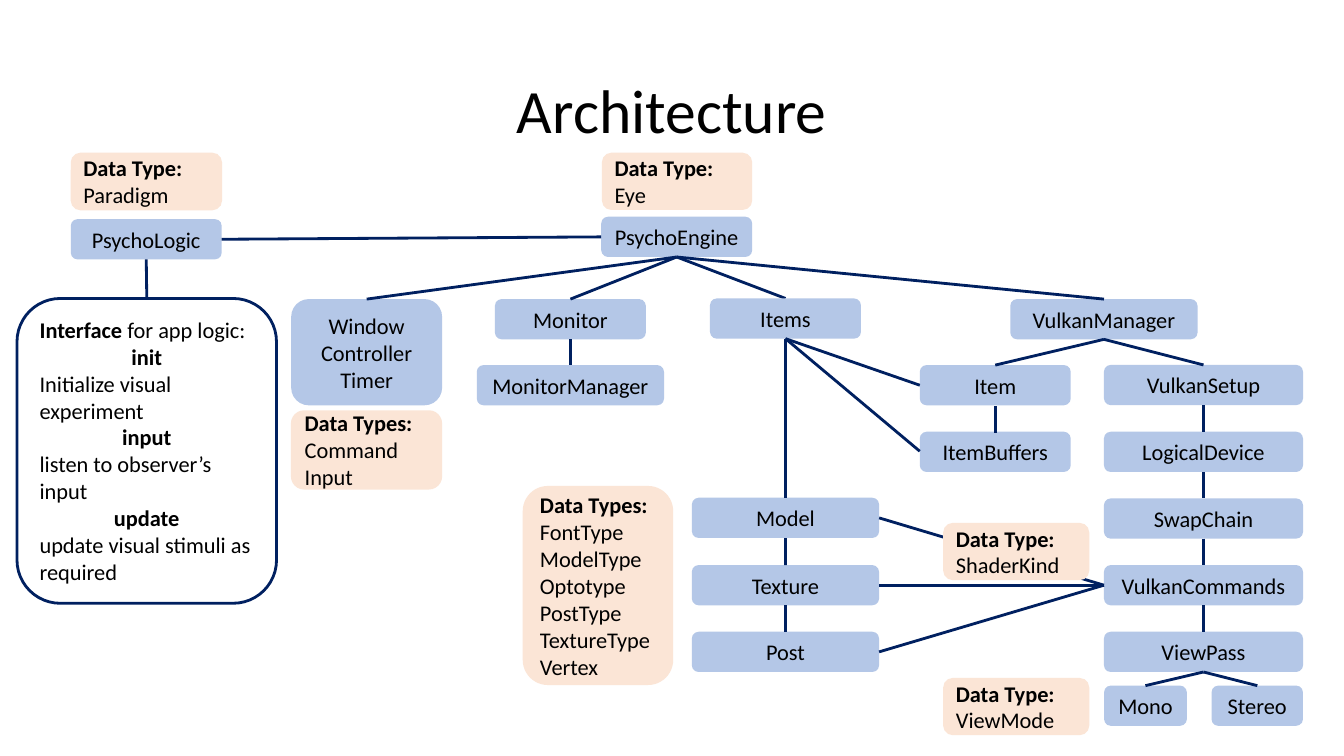
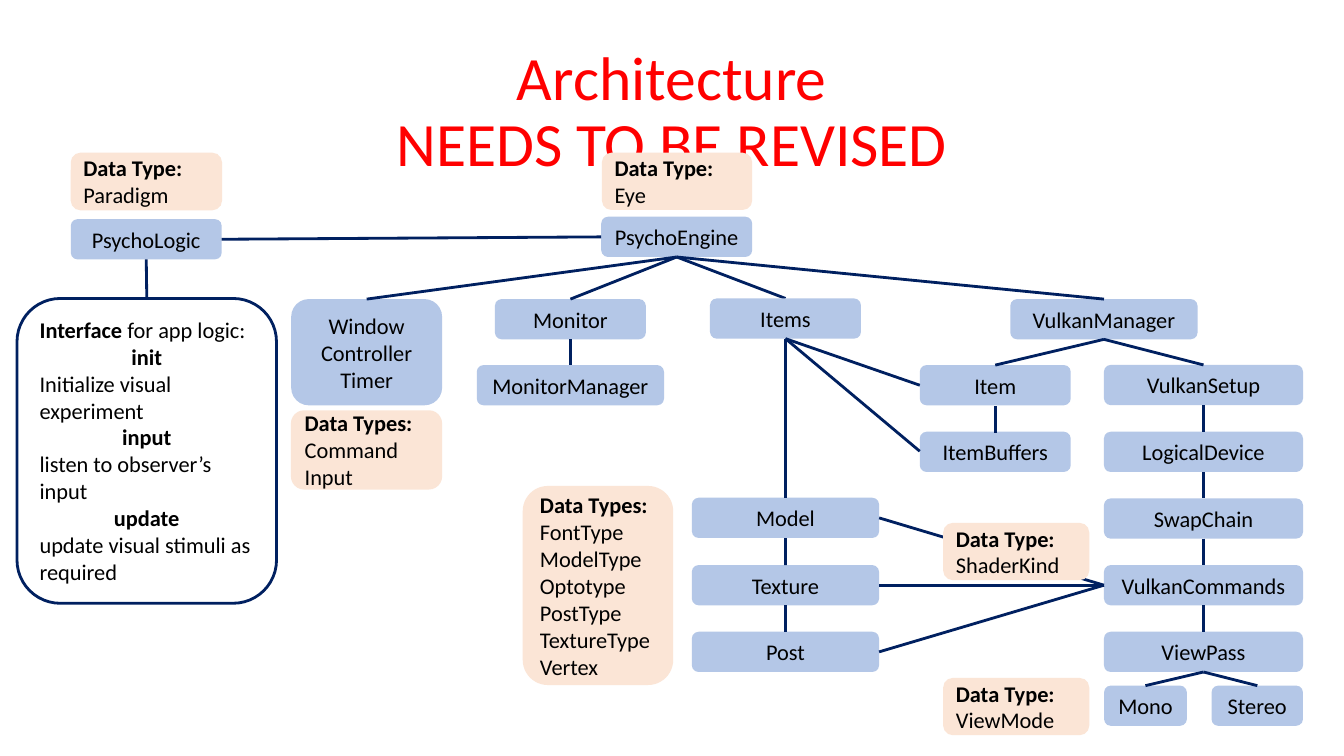
Before and after one commit to imarinfr/jovp, a slide deck: slide 1 of JOVP_architecture.pptx. Drawn at 1344x756 pixels with LibreOffice and Linux fonts; fonts in the diff are those of the drawing. Boxes give left, top, right and bottom in pixels: in the first picture for what was removed or moved away, otherwise in the second. Text is boxed around its words. In the diff, an @@ line names an element or a change of style, - is before the commit and + after.

```diff
--- a/JOVP_architecture.pptx
+++ b/JOVP_architecture.pptx
@@ title at (x1=396, y1=57, x2=947, y2=181): text changed; text colour #000000 to #FF0000 @@
-Architecture
+Architecture
+NEEDS TO BE REVISED
```
Also in this commit, not shown: 2 other files.
